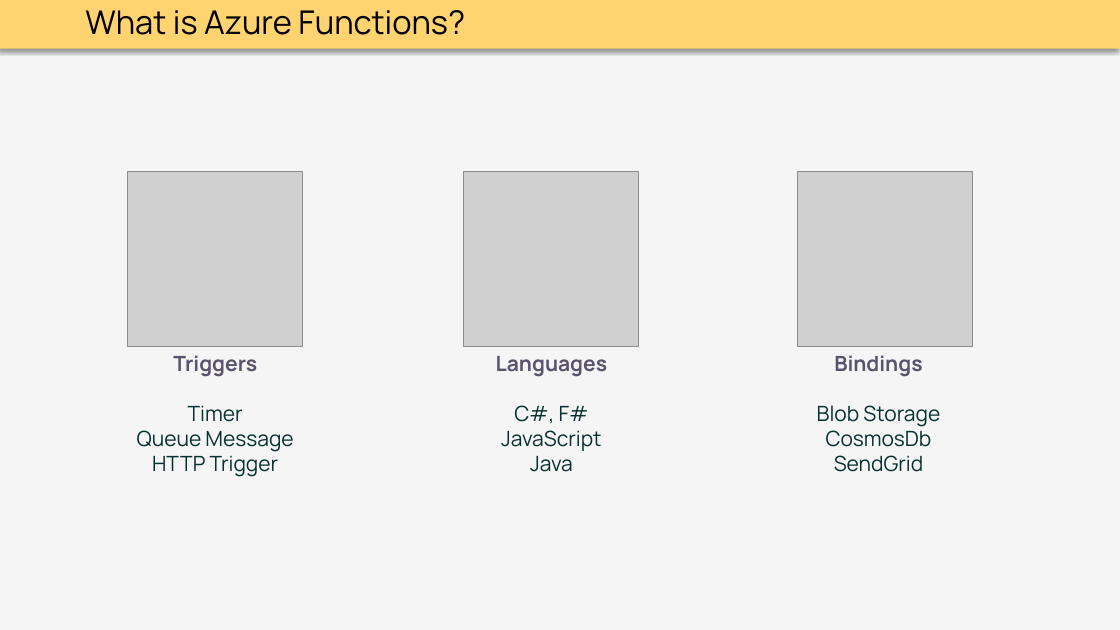
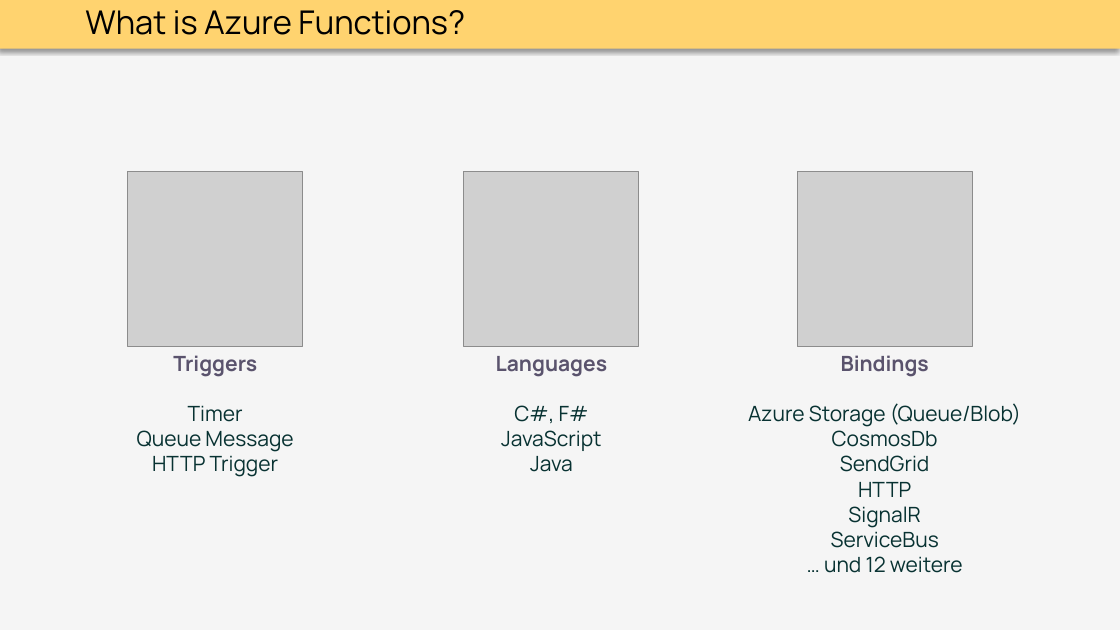
Before and after one commit to thoemmi/DurableFunctionsMeetupRosenheim, a slide deck: slide 7 of slides/Durable_Functions.pptx. Drawn at 1120x630 pixels with LibreOffice and Linux fonts; fonts in the diff are those of the drawing; grey boxes stand for pictures. Boxes give left, top, right and bottom in pixels: in the first picture for what was removed or moved away, otherwise in the second. Text is boxed around its words. In the diff, an @@ line names an element or a change of style, - is before the commit and + after.

Commit message:
Update Bindings in presentation

```diff
--- a/slides/Durable_Functions.pptx
+++ b/slides/Durable_Functions.pptx
@@ text "Bindings Azure Storage (Queue/Blob)" moved from (x1=817, y1=355, x2=940, y2=472) to (x1=748, y1=355, x2=1021, y2=573) @@
@@ text at (x1=748, y1=355, x2=1021, y2=427): text changed @@
-Bindings
-Blob Storage
+Bindings
+Azure Storage (Queue/Blob)
@@ text at (x1=824, y1=482, x2=963, y2=573): paragraphs added @@
+HTTP
+SignalR
+ServiceBus
+… und 12 weitere
```
